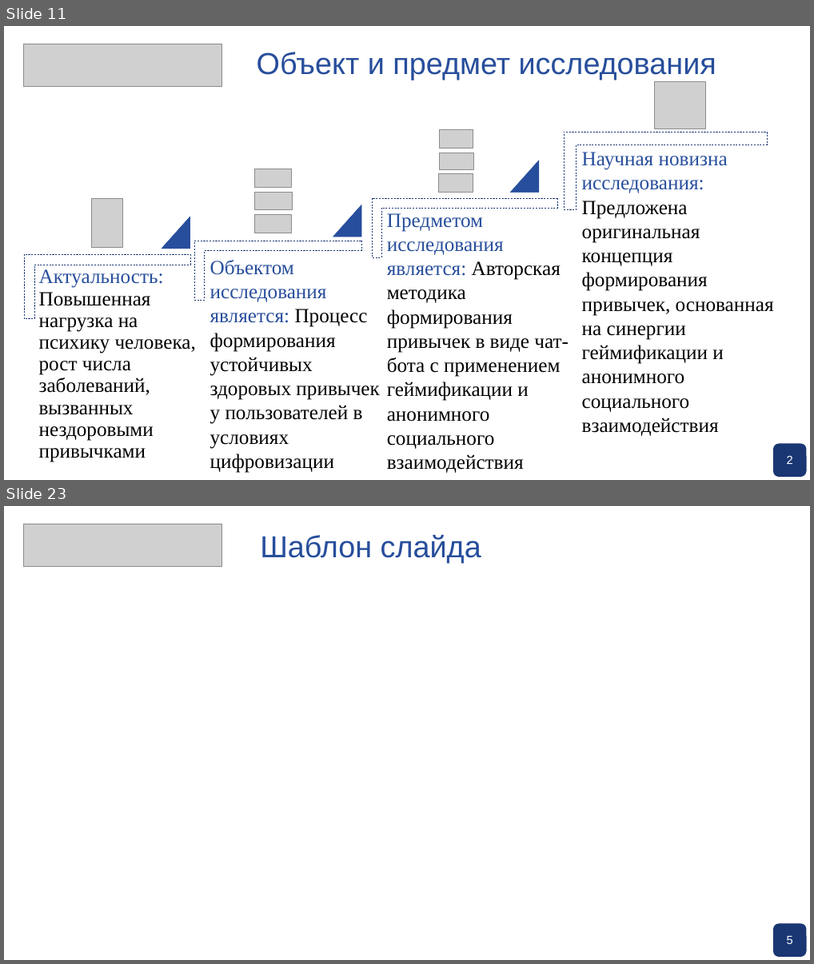
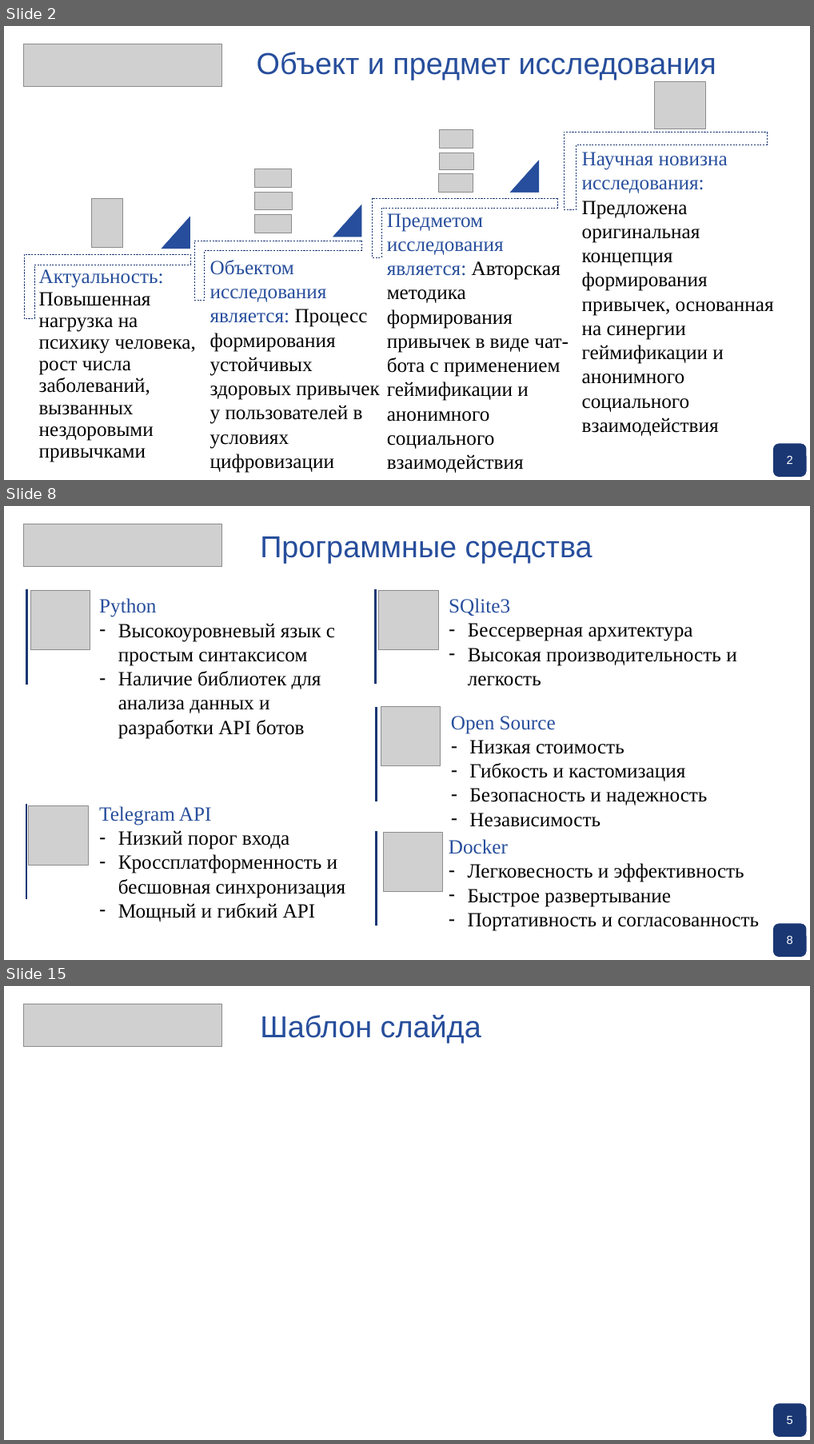
Before and after one commit to pagamov/pagamov_bot, a slide deck: docs/Презентация Гамов.pptx. Shown one above the other, each under a label of ours: slides 11 and 23 before the commit, slides 2, 8 and 15 after it; the slides between them are not shown. The pictures are 814x964 and 814x1444 pixels, drawn with LibreOffice and Linux fonts; fonts in the diff are those of the drawing; grey boxes stand for pictures; background and template pictures are left out. Boxes give left, top, right and bottom in pixels: in the first picture for what was removed or moved away, otherwise in the second. Text is boxed around its words. In the diff, an @@ line names an element or a change of style, - is before the commit and + after.

```diff
--- a/docs/Презентация Гамов.pptx
+++ b/docs/Презентация Гамов.pptx
@@ slide 8 added at (x1=4, y1=506, x2=810, y2=960), background picture (left out) @@
@@ picture added at (x1=24, y1=524, x2=222, y2=567) @@
@@ text added at (x1=260, y1=536, x2=593, y2=563), 36 pt, text #274E9C @@
+Программные средства
@@ line added from (27, 589) to (27, 684), #1A3773 2.25 pt @@
@@ picture added at (x1=30, y1=590, x2=90, y2=649) @@
@@ text added at (x1=99, y1=598, x2=335, y2=739), 24 pt, text #000000 @@
+Python
+– Высокоуровневый язык с простым синтаксисом
+– Наличие библиотек для анализа данных и разработки API ботов
@@ line added from (375, 589) to (375, 684), #1A3773 2.25 pt @@
@@ picture added at (x1=379, y1=590, x2=438, y2=649) @@
@@ text added at (x1=449, y1=598, x2=737, y2=686), 24 pt, text #000000 @@
+SQlite3
+– Бессерверная архитектура
+– Высокая производительность и легкость
@@ line added from (377, 707) to (377, 801), #1A3773 2.25 pt @@
@@ picture added at (x1=381, y1=706, x2=440, y2=765) @@
@@ text added at (x1=451, y1=716, x2=707, y2=827), 24 pt, text #000000 @@
+Open Source
+– Низкая стоимость
+– Гибкость и кастомизация
+– Безопасность и надежность
+– Независимость
@@ line added from (26, 804) to (26, 899), #1A3773 2.25 pt @@
@@ picture added at (x1=28, y1=805, x2=87, y2=864) @@
@@ text added at (x1=99, y1=806, x2=346, y2=921), 24 pt, text #000000 @@
+Telegram API
+– Низкий порог входа
+– Кроссплатформенность и бесшовная синхронизация
+– Мощный и гибкий API
@@ line added from (377, 831) to (377, 925), #1A3773 2.25 pt @@
@@ picture added at (x1=383, y1=832, x2=442, y2=892) @@
@@ text added at (x1=449, y1=839, x2=759, y2=931), 24 pt, text #000000 @@
+Docker
+– Легковесность и эффективность
+– Быстрое развертывание
+– Портативность и согласованность
@@ rounded rectangle added at (x1=774, y1=924, x2=806, y2=956), fill #1A3773, outline #1A3773 1 pt @@
@@ text added at (x1=787, y1=935, x2=794, y2=944), 14 pt, text #FFFFFF @@
+8
@@ what was slide 11 is now slide 2 @@
@@ what was slide 23 is now slide 15 @@
```
Also in this commit, not shown: 9 slides changed, 3 other slides added, 12 slides removed.
